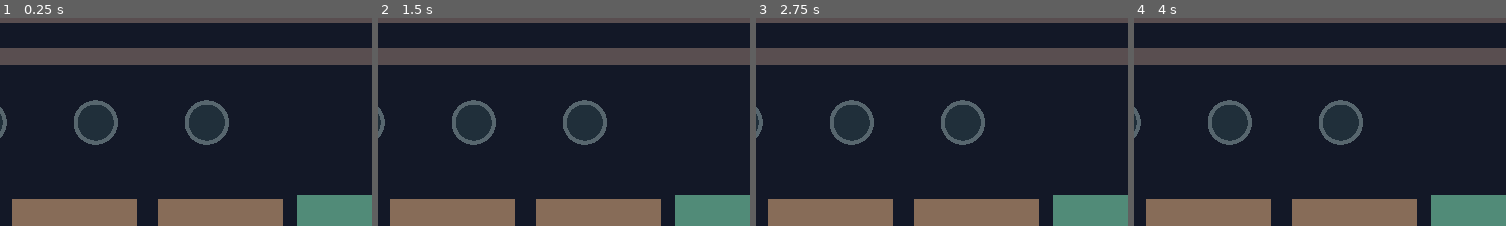
Above: before the commit, frames 1-4 (left to right).
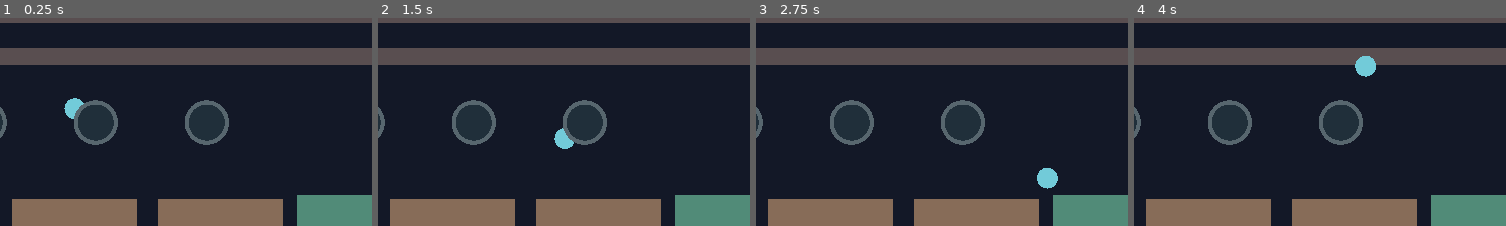
Above: after the commit, the same moments.

Repository: DoctorStrangeSH/Last-Ritual
Game: Godot game, scene res://scenes/topdown_td_prototype.tscn
Two runs of this game, one before a commit and one after it. Both use one fixed random seed, a clock stepped at 60 frames per second and the inputs below. This scene is started directly instead of the project's main scene.
Inputs (mouse positions are % of the whole screen's width and height, from its top left):
- Up to frame 1 (0.25 s): no input
- Up to frame 2 (1.5 s): tap Enter at 0.5 s; move the mouse to (72, 45) at 0.52 s; hold Right (ui_right) 0.53-1.28 s; tap R at 0.6, 1.35 s; click (72, 45) at 0.67 s; move the mouse to (27, 56) at 1.27 s; hold Down (ui_down) from 1.28 s (still down); click (27, 56) at 1.42 s
- Up to frame 3 (2.75 s): tap Space at 2 s; move the mouse to (59, 27) at 2.02 s; release Down (ui_down) at 2.03 s; hold Right (ui_right) from 2.03 s (still down); tap R at 2.1 s; click (59, 27) at 2.17 s
- Up to frame 4 (4 s): move the mouse to (43, 72) at 2.77 s; release Right (ui_right) at 2.78 s; hold Up (ui_up) 2.78-3.53 s; tap R at 2.85, 3.6 s; click (43, 72) at 2.92 s; move the mouse to (81, 67) at 3.52 s; hold Left (ui_left) from 3.53 s (still down); click (81, 67) at 3.67 s
The pictures show only the part of the screen within x 37-87%, y 45-94%; the shares and areas given below are measured in that part.

The runs differ from the first frame. In frame 1, 0.3% of the frame differs, in the area x 17-23%, y 38-49%; in frame 2, 0.3%; in frame 3, 0.4%; in frame 4, 0.4%, in the area x 59-66%, y 18-29%.

Commit message:
feat(v2): playable hero movement and click attacks in fortress defense

Diff:
--- a/scripts/topdown_td_prototype.gd
+++ b/scripts/topdown_td_prototype.gd
@@ -21,6 +21,40 @@
 var shot_trails: Array[Dictionary] = []
 const TOWER_RANGE := {"bone": 135.0, "fire": 160.0, "necro": 125.0}
 const TOWER_DAMAGE := {"bone": 2, "fire": 1, "necro": 3}
+const HERO_SPEED := 215.0
+const HERO_ATTACK_RANGE := 150.0
+var hero_pos := Vector2(560.0, 420.0)
+var hero_attack_cooldown := 0.0
+
+func move_hero(direction: Vector2, delta: float) -> void:
+    hero_pos += direction.limit_length(1.0) * HERO_SPEED * delta
+    hero_pos = hero_pos.clamp(Vector2(42, 75), Vector2(1110, 520))
+    queue_redraw()
+
+func hero_attack(target: Vector2) -> bool:
+    if hero_attack_cooldown > 0.0 or altar_hp <= 0:
+        return false
+    var best: Dictionary = {}
+    var best_distance := INF
+    for enemy in enemies:
+        if enemy["delay"] > 0.0:
+            continue
+        var enemy_pos: Vector2 = enemy["pos"]
+        var distance := hero_pos.distance_to(enemy_pos)
+        if distance <= HERO_ATTACK_RANGE and enemy_pos.distance_to(target) <= 42.0 and distance < best_distance:
+            best = enemy
+            best_distance = distance
+    if best.is_empty():
+        return false
+    shot_trails.append({"from": hero_pos, "to": best["pos"], "time": 0.18})
+    best["hp"] -= 2
+    hero_attack_cooldown = 0.28
+    if best["hp"] <= 0:
+        enemies.erase(best)
+        enemies_defeated += 1
+        coins += 5
+    queue_redraw()
+    return true
 
 func start_wave() -> bool:
     if not enemies.is_empty() or wave_number >= 3 or altar_hp <= 0:
@@ -85,6 +119,13 @@
     queue_redraw()
 
 func _process(delta: float) -> void:
+    hero_attack_cooldown = maxf(0.0, hero_attack_cooldown - delta)
+    var move_direction := Input.get_vector("ui_left", "ui_right", "ui_up", "ui_down")
+    if Input.is_key_pressed(KEY_A): move_direction.x -= 1.0
+    if Input.is_key_pressed(KEY_D): move_direction.x += 1.0
+    if Input.is_key_pressed(KEY_W): move_direction.y -= 1.0
+    if Input.is_key_pressed(KEY_S): move_direction.y += 1.0
+    move_hero(move_direction, delta)
     advance_enemies(delta)
     attack_with_towers(delta)
     for trail in shot_trails.duplicate():
@@ -186,8 +227,10 @@
             var id := slot_at(point)
             if selected_type != "":
                 build_tower(id)
+            elif id != -1:
+                select_slot(id)
             else:
-                select_slot(id)
+                hero_attack(point)
 
 func _draw() -> void:
     draw_rect(Rect2(Vector2.ZERO, Vector2(1152, 648)), Color("#131827"))
@@ -202,6 +245,7 @@
             draw_circle(enemy["pos"], 12.0, Color("#c67f64"))
     for trail in shot_trails:
         draw_line(trail["from"], trail["to"], Color("#ffda8e"), 4.0)
+    draw_circle(hero_pos, 15.0, Color("#72cbd9"))
     for i in range(slots.size()):
         var pos: Vector2 = slots[i]["pos"]
         var occupied: bool = slots[i]["tower"] != ""
